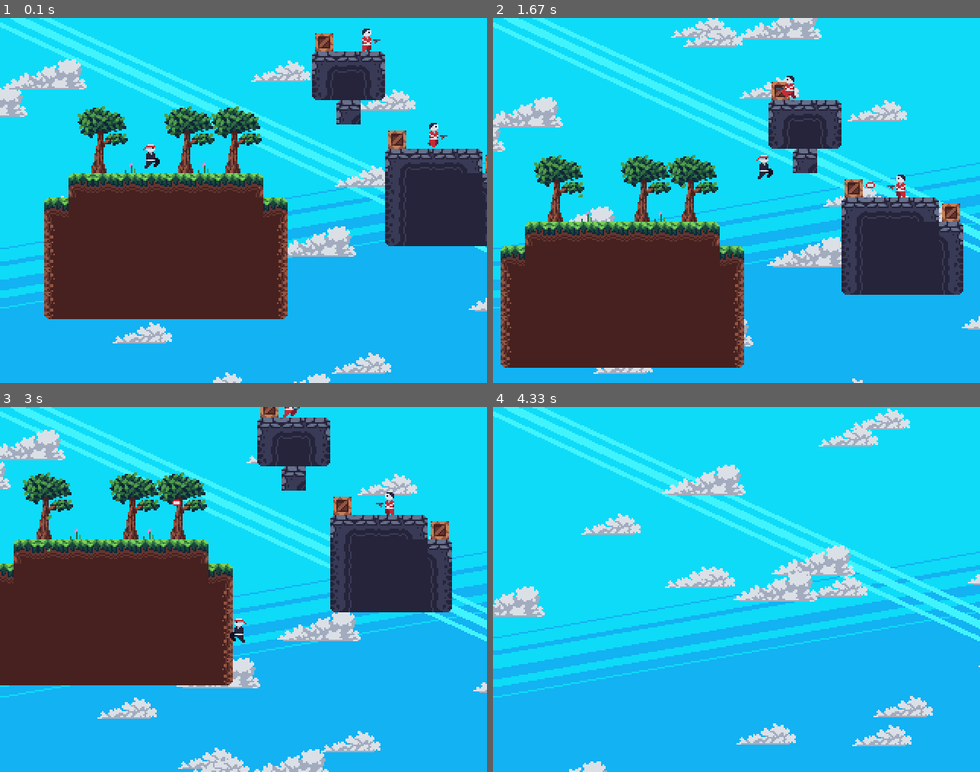
Above: before the commit, frames 1-4 (two rows, left to right).
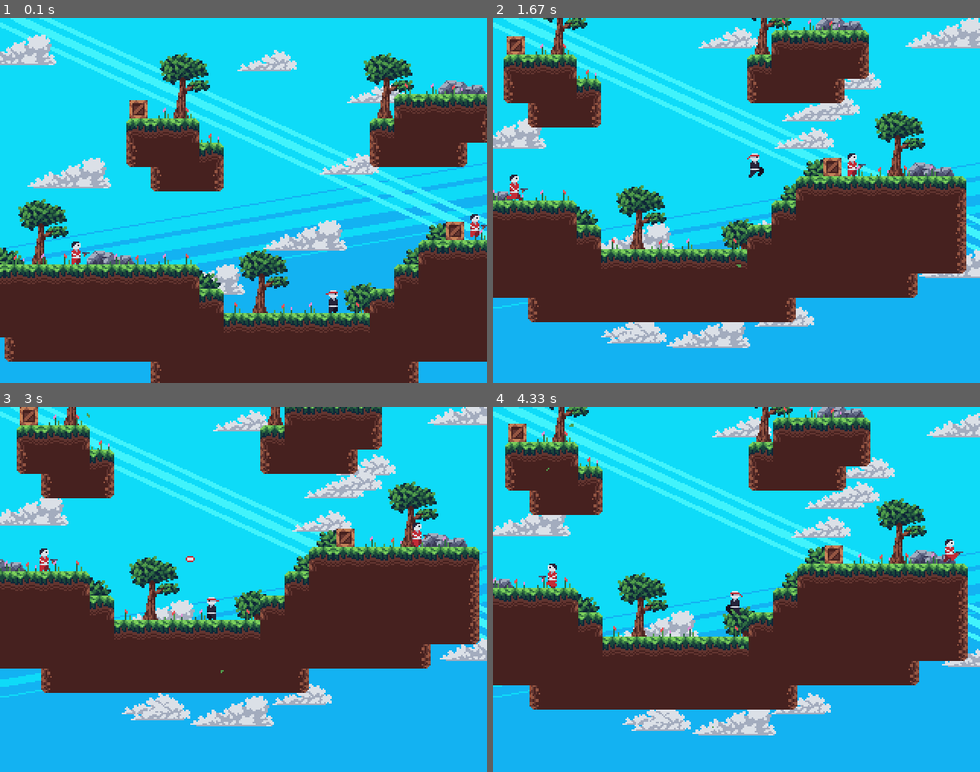
Above: after the commit, the same moments.

Repository: petesiharath/platformer_pygame
Game: pygame game, started from game.py
Same seed, same stepped clock (60 frames per second), same inputs: the game is played once before the commit and once after it.
Inputs:
- Up to frame 1 (0.1 s): no input
- Up to frame 2 (1.67 s): tap Shift at 0.33 s; hold Right 0.67-1.13 s; hold Up 1.17-1.47 s; hold Right from 1.5 s (still down)
- Up to frame 3 (3 s): release Right at 1.97 s; hold Left 2-2.53 s; hold Left 2.57-2.97 s
- Up to frame 4 (4.33 s): hold Up 3-3.37 s; hold Right 3.4-4.03 s; hold Left from 4.07 s (still down)

The runs differ from the first frame. In frame 1, 60% of the frame differs, in the area x 0-100%, y 2-100%; in frame 2, 48%; in frame 3, 46%; in frame 4, 48%.

Commit message:
added level loading

Diff:
--- a/game.py
+++ b/game.py
@@ -49,7 +49,12 @@
         self.player_movement = [0, 0]
 
         self.tilemap = Tilemap(self, tile_size=16)
-        self.tilemap.load("map.json")
+        self.load_level(0)
+
+
+    def load_level(self, map_id):
+
+        self.tilemap.load("data/maps/" + str(map_id) + ".json")
 
         self.leaf_spawners = []
         for tree in self.tilemap.extract([("large_decor", 2)], keep=True):
@@ -64,6 +69,7 @@
 
         self.projectiles = []
         self.particles = []
+        self.sparks = []
 
         self.scroll = [0, 0]
 
